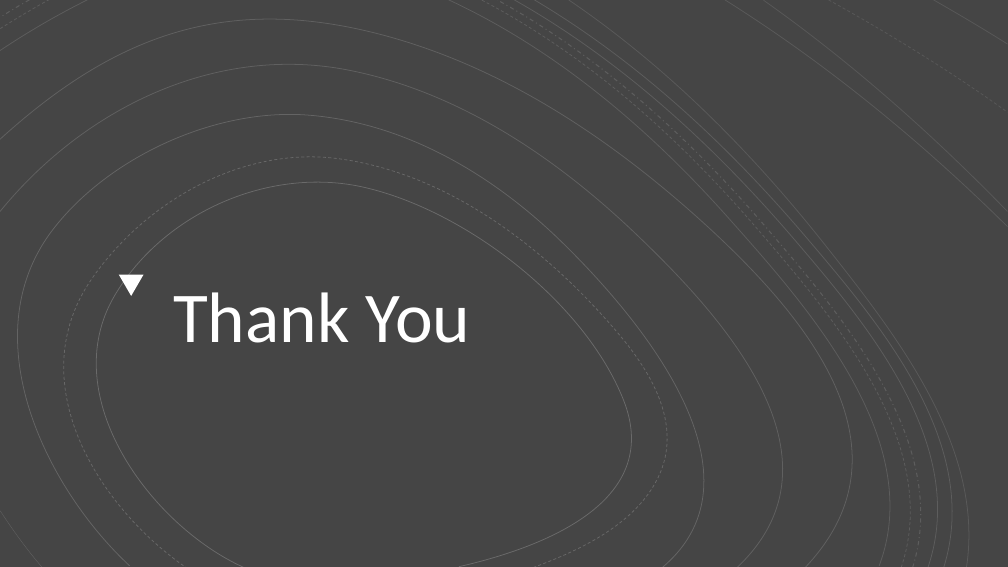
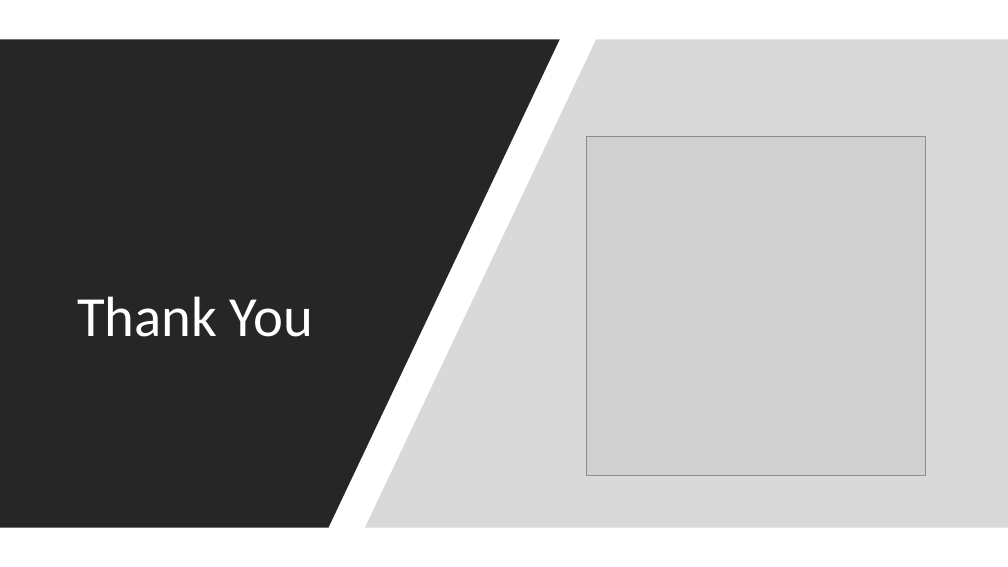
Before and after one commit to jurgen-tan-git/PDS-Assignments, a slide deck: slide 18 of Assignment 2/JurgenTan_CA2.pptx. Drawn at 1008x567 pixels with LibreOffice and Linux fonts; fonts in the diff are those of the drawing; grey boxes stand for pictures. Boxes give left, top, right and bottom in pixels: in the first picture for what was removed or moved away, otherwise in the second. Text is boxed around its words. In the diff, an @@ line names an element or a change of style, - is before the commit and + after.

```diff
--- a/Assignment 2/JurgenTan_CA2.pptx
+++ b/Assignment 2/JurgenTan_CA2.pptx
@@ background #454545 to #FFFFFF @@
@@ group removed at <box>0,0,1008,567</box>: 17 freeform shapes @@
@@ freeform shape: place and size @@
-freeform shape at <box>20,147,685,567</box>
+freeform shape at <box>0,39,560,528</box>
@@ freeform shape at <box>0,39,560,528</box>: fill none to #262626; outline #FFFFFF 0.75 pt dashed to none @@
@@ freeform shape: place and size @@
-freeform shape at <box>448,0,927,566</box>
+freeform shape at <box>365,39,1008,528</box>
@@ freeform shape at <box>365,39,1008,528</box>: fill none to #B4B4B4 at 50% opacity; outline #FFFFFF 0.75 pt to none @@
@@ title "Thank You": place and size @@
-title "Thank You" at <box>173,292,471,343</box>
+title "Thank You" at <box>77,296,313,337</box>
@@ title "Thank You" at <box>77,296,313,337</box>: size 68 to 54 pt @@
@@ picture added at <box>587,137,926,476</box> @@
@@ triangle removed at <box>119,274,144,296</box> @@
```
Also in this commit, not shown: 13 other slides changed, 1 slide added, 1 slide removed, 32 other files.
